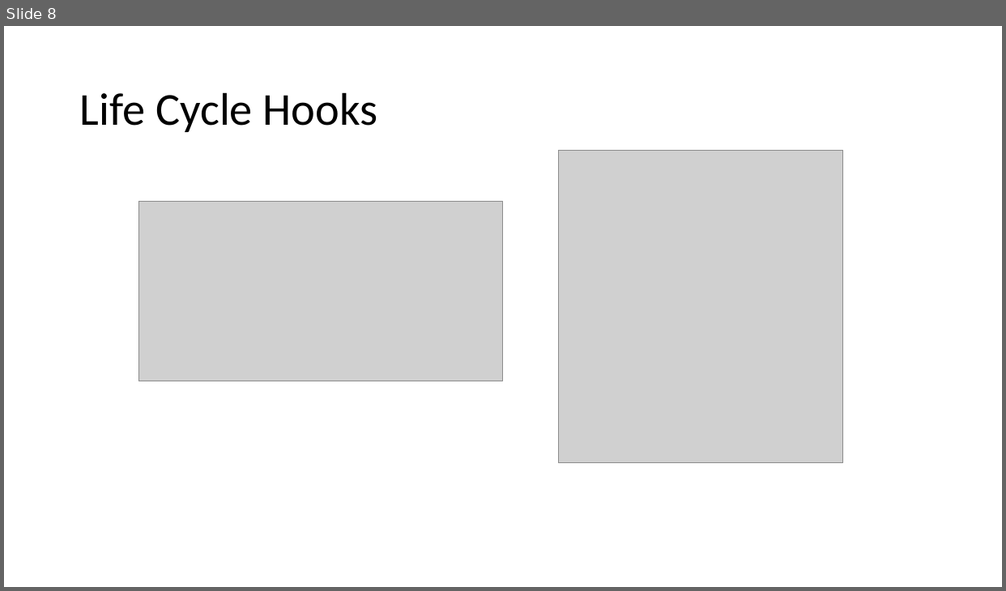
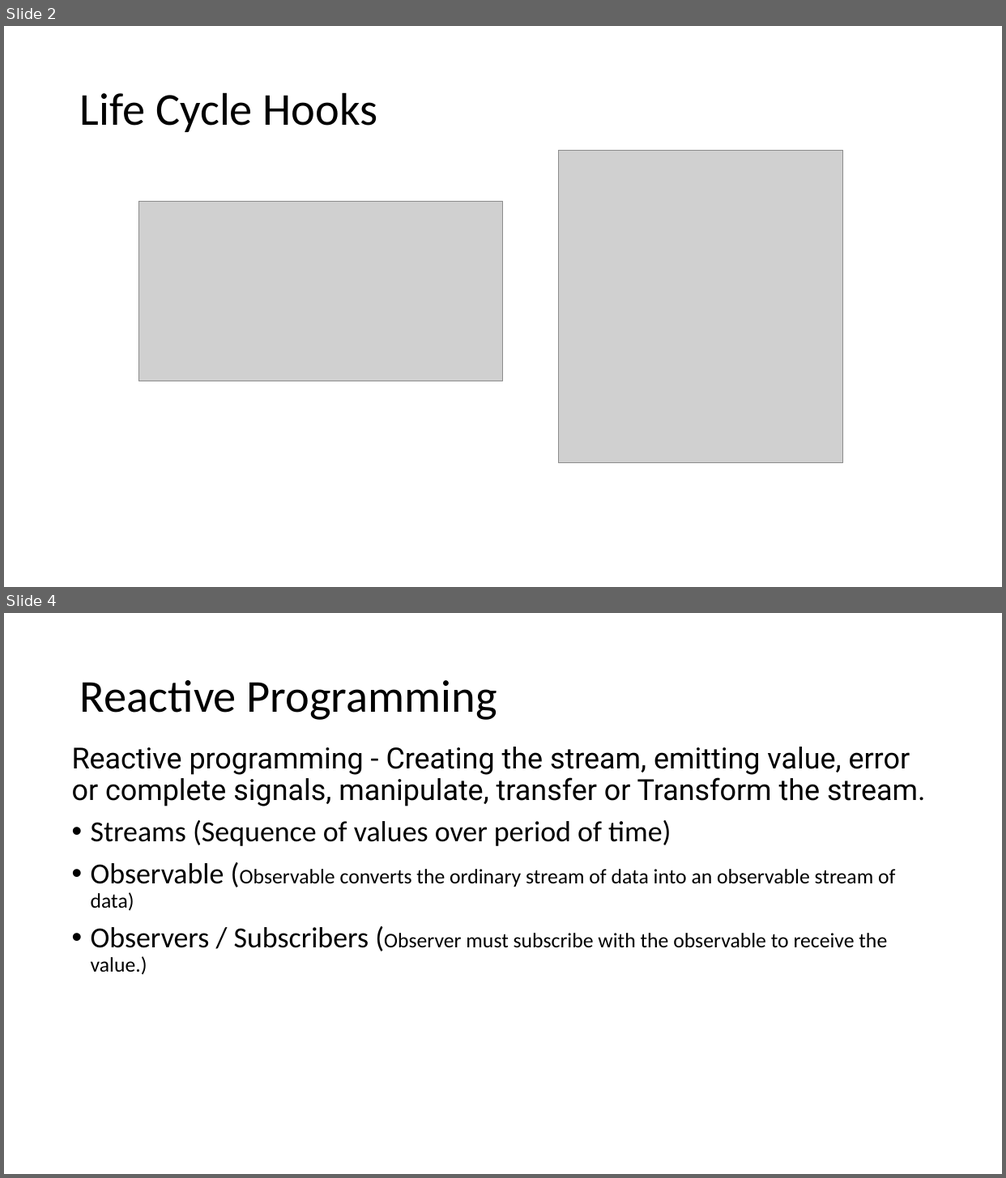
Before and after one commit to sitaramgarlapati/angularDemo, a slide deck: slides/Ang Sessions 2.pptx. Shown one above the other, each under a label of ours: slide 8 before the commit, slides 2 and 4 after it; the slides between them are not shown. The pictures are 1006x591 and 1006x1178 pixels, drawn with LibreOffice and Linux fonts; fonts in the diff are those of the drawing; grey boxes stand for pictures. Boxes give left, top, right and bottom in pixels: in the first picture for what was removed or moved away, otherwise in the second. Text is boxed around its words. In the diff, an @@ line names an element or a change of style, - is before the commit and + after.

```diff
--- a/slides/Ang Sessions 2.pptx
+++ b/slides/Ang Sessions 2.pptx
@@ slide 4 added at (4, 613, 1002, 1174), background #FFFFFF @@
@@ title added at (80, 680, 497, 720), 44 pt, text #000000 @@
+Reactive Programming
@@ text added at (72, 747, 926, 975), 28 pt, text #000000 @@
+Reactive programming - Creating the stream, emitting value, error or complete signals, manipulate, transfer or Transform the stream.
+• Streams (Sequence of values over period of time)
+• Observable (Observable converts the ordinary stream of data into an observable stream of data)
+• Observers / Subscribers (Observer must subscribe with the observable to receive the value.)
@@ what was slide 8 is now slide 2 @@
```
Also in this commit, not shown: 5 slides changed, 9 other slides added, 10 slides removed, 17 other files.
